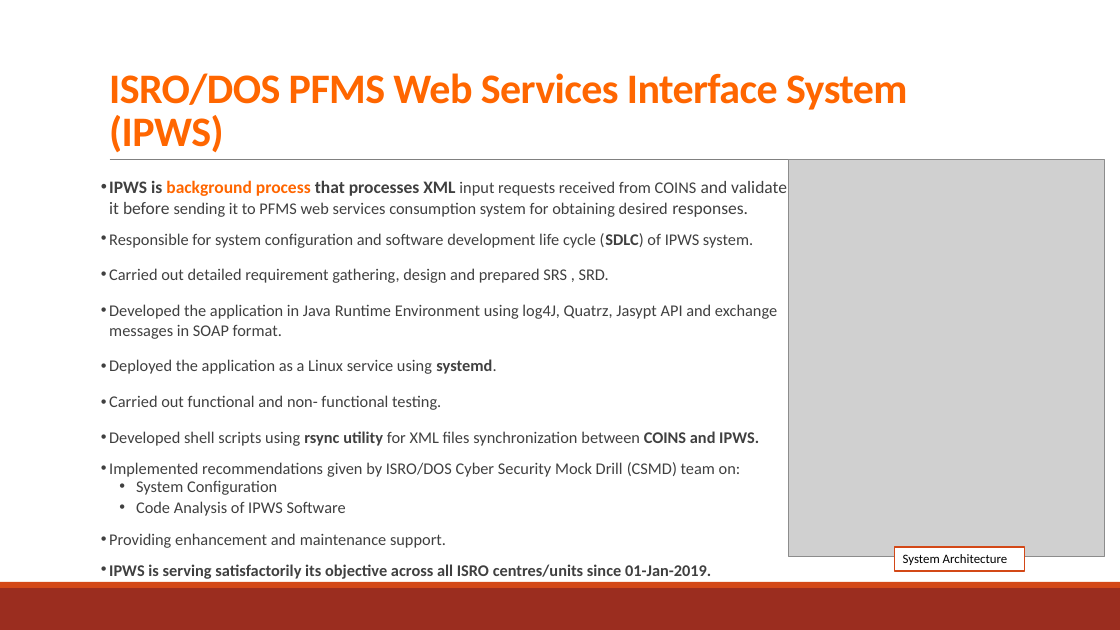
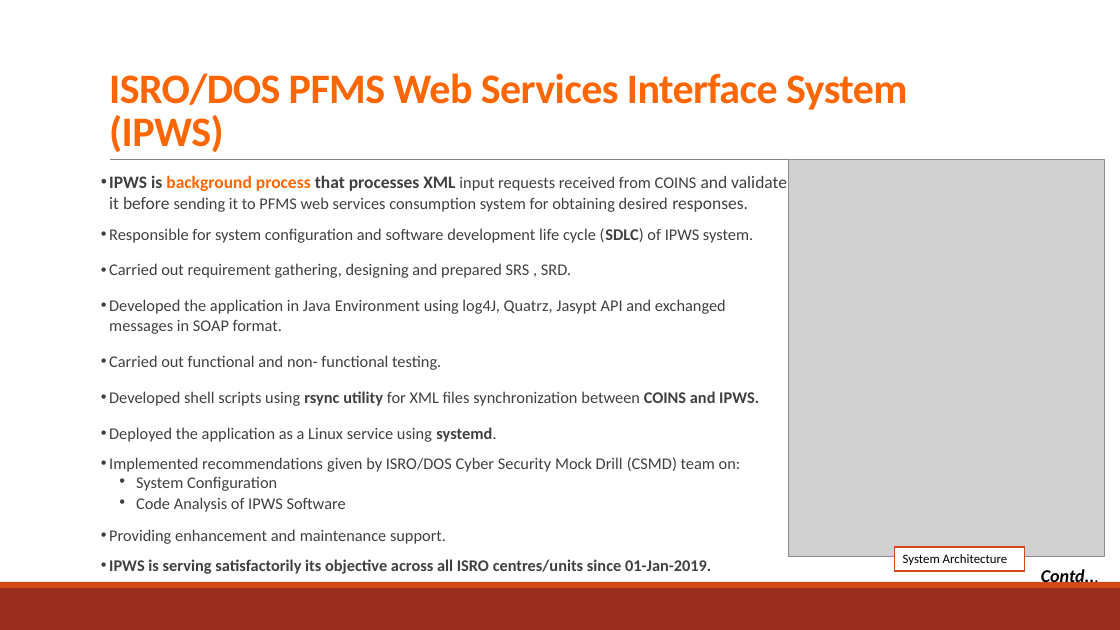
Before and after one commit to NavdeepGarg/DPC_Repo, a slide deck: slide 3 of handOutSources/navdeep.pptx. Drawn at 1120x630 pixels with LibreOffice and Linux fonts; fonts in the diff are those of the drawing; grey boxes stand for pictures. Boxes give left, top, right and bottom in pixels: in the first picture for what was removed or moved away, otherwise in the second. Text is boxed around its words. In the diff, an @@ line names an element or a change of style, - is before the commit and + after.

```diff
--- a/handOutSources/navdeep.pptx
+++ b/handOutSources/navdeep.pptx
@@ text at box(109, 263, 726, 334): text changed @@
-• Carried out detailed requirement gathering, design and prepared SRS , SRD.
-• Developed the application in Java Runtime Environment using log4J, Quatrz, Jasypt API and exchange messages in SOAP format.
-• Deployed the application as a Linux service using systemd.
+• Carried out requirement gathering, designing and prepared SRS , SRD.
+• Developed the application in Java Environment using log4J, Quatrz, Jasypt API and exchanged messages in SOAP format.
@@ text at box(109, 427, 496, 442): paragraph added @@
+• Deployed the application as a Linux service using systemd.
@@ text added at box(1041, 567, 1095, 587), 15.5 pt, text #000000, bold, italic @@
+Contd...
```
Also in this commit, not shown: 3 other slides changed, 1 slide added.
